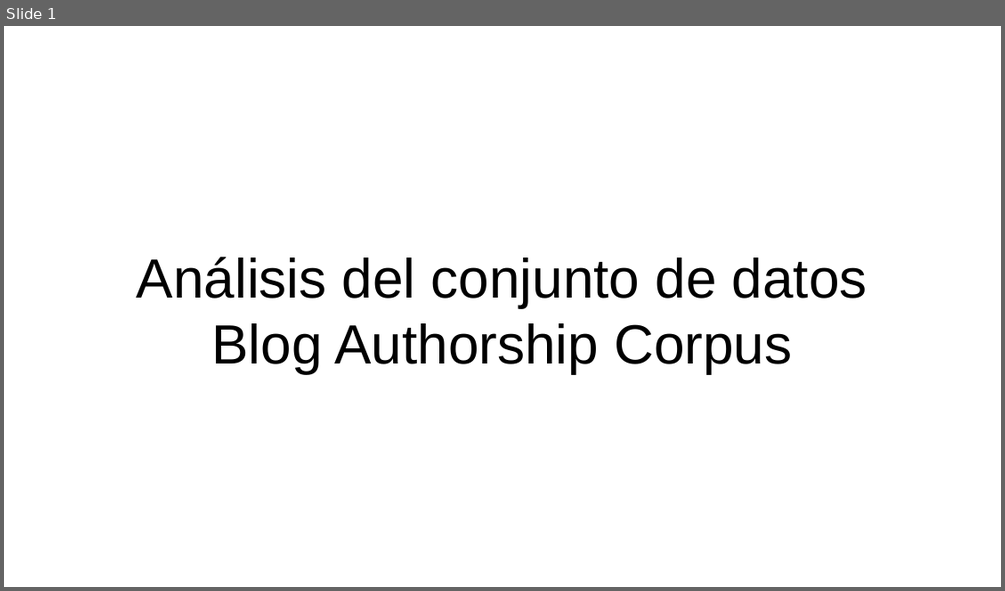
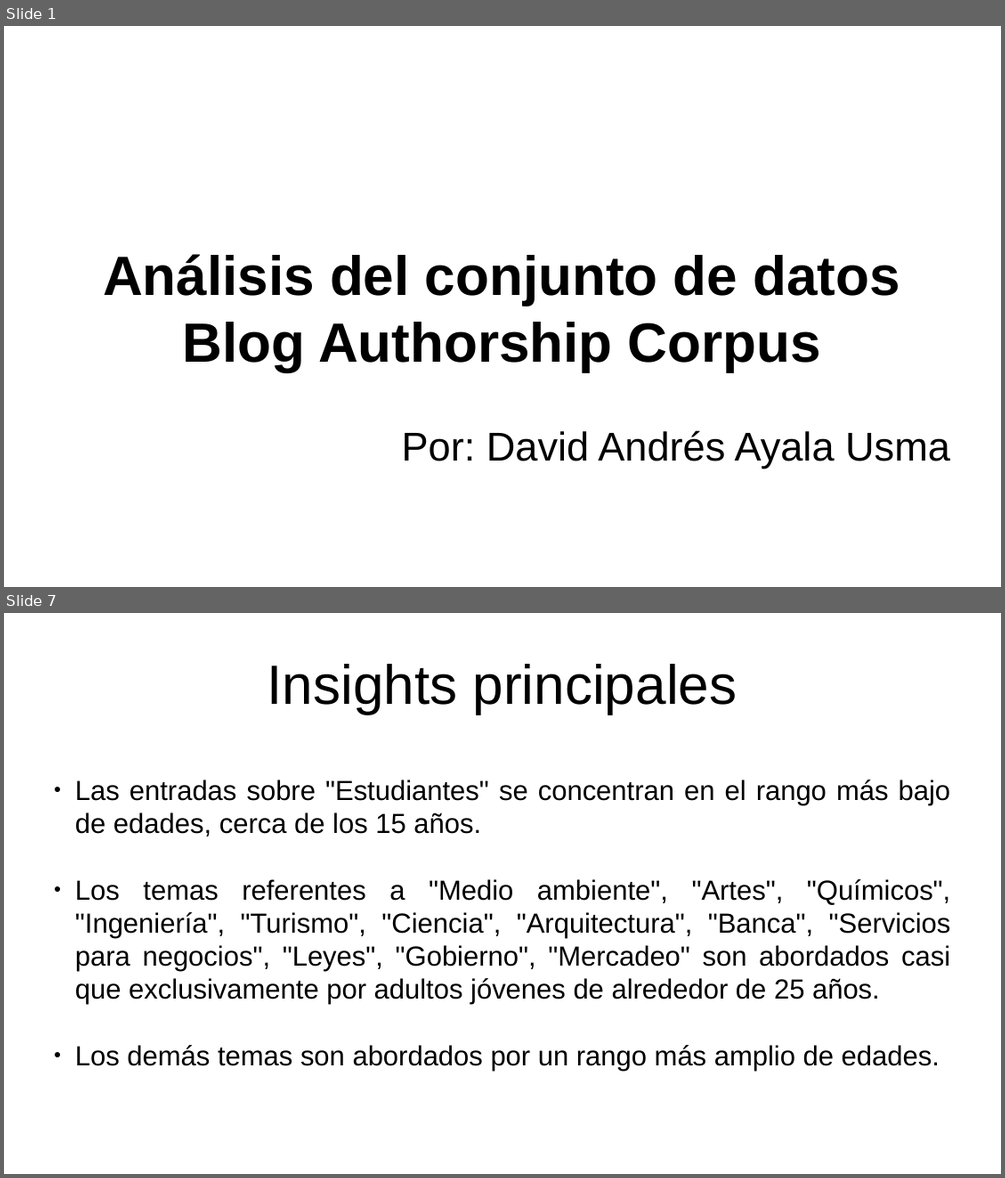
Before and after one commit to ayala-usma/test_Whale_Jaguar, a slide deck: Ayala-Usma_Whale_Jaguar_Test.pptx. Shown one above the other, each under a label of ours: slide 1 before the commit, slides 1 and 7 after it; the slides between them are not shown. The pictures are 1005x591 and 1005x1178 pixels, drawn with LibreOffice and Linux fonts; fonts in the diff are those of the drawing. Boxes give left, top, right and bottom in pixels: in the first picture for what was removed or moved away, otherwise in the second. Text is boxed around its words. In the diff, an @@ line names an element or a change of style, - is before the commit and + after.

```diff
--- a/Ayala-Usma_Whale_Jaguar_Test.pptx
+++ b/Ayala-Usma_Whale_Jaguar_Test.pptx
@@ slide 7 added at box(4, 613, 1001, 1174), background #FFFFFF @@
@@ text added at box(267, 664, 737, 714), 44 pt, text #000000 @@
+Insights principales
@@ text added at box(75, 779, 951, 1070), 22 pt, text #000000 @@
+● Las entradas sobre "Estudiantes" se concentran en el rango más bajo de edades, cerca de los 15 años.
+● Los temas referentes a "Medio ambiente", "Artes", "Químicos", "Ingeniería", "Turismo", "Ciencia", "Arquitectura", "Banca", "Servicios para negocios", "Leyes", "Gobierno", "Mercadeo" son abordados casi que exclusivamente por adultos jóvenes de alrededor de 25 años.
+● Los demás temas son abordados por un rango más amplio de edades.
@@ slide 1 changed as well @@
@@ text "Análisis del conjunto de datos ...": place and size @@
-text "Análisis del conjunto de datos ..." at box(137, 257, 867, 374)
+text "Análisis del conjunto de datos ..." at box(103, 254, 899, 371)
@@ text "Análisis del conjunto de datos ..." at box(103, 254, 899, 371): bold on @@
@@ text added at box(402, 430, 950, 467), 32 pt, text #000000 @@
+Por: David Andrés Ayala Usma
```
Also in this commit, not shown: 19 other slides added.
